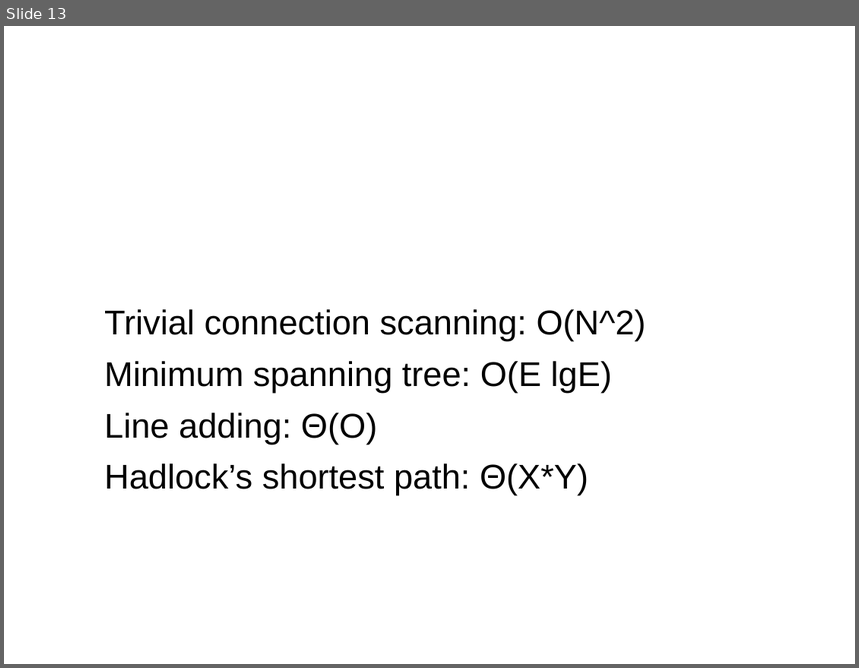
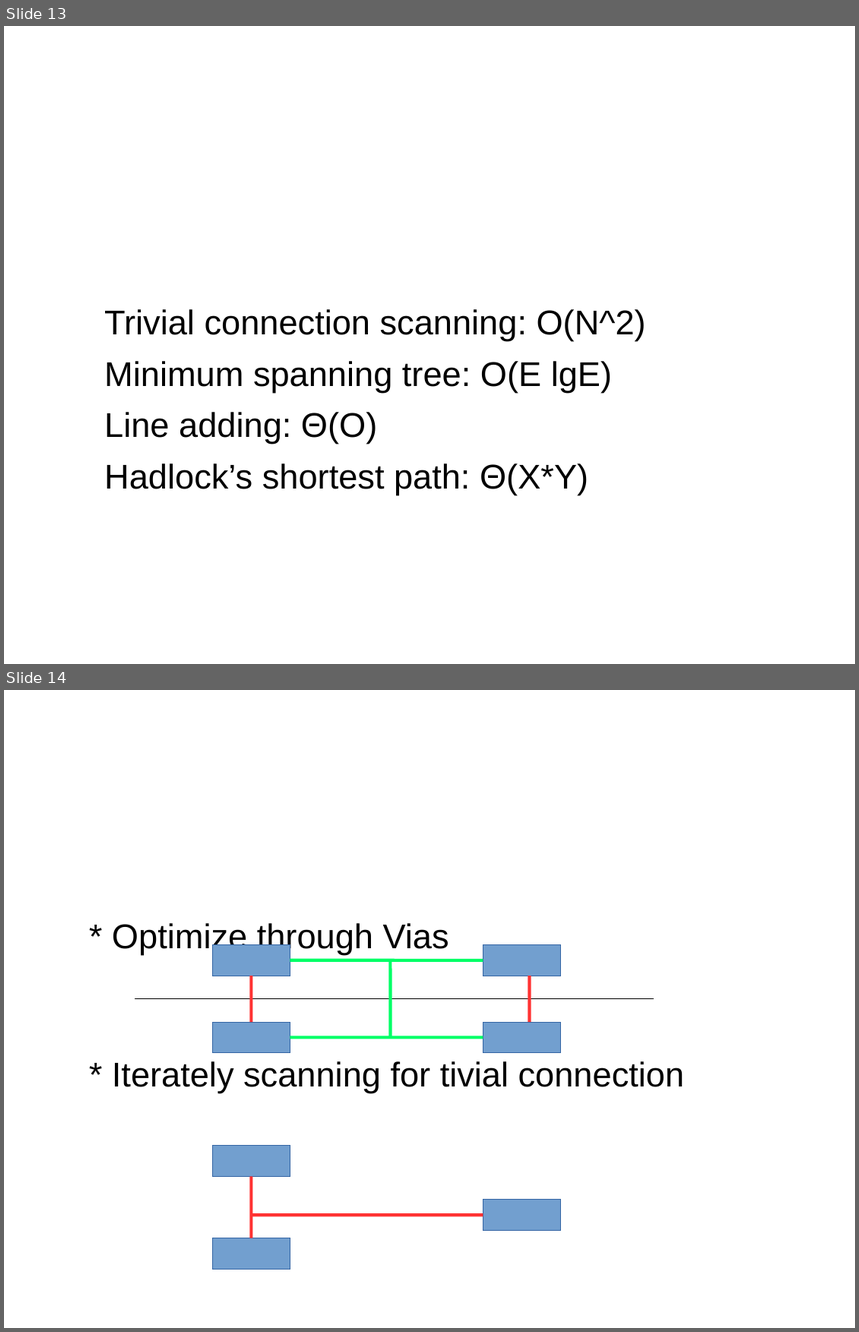
Before and after one commit to lee30sonia/NTUEE_Harmony, a slide deck: class presentation.pptx. Shown one above the other, each under a label of ours: slide 13 before the commit, slides 13 and 14 after it. The pictures are 859x668 and 859x1332 pixels, drawn with LibreOffice and Linux fonts; fonts in the diff are those of the drawing; background and template pictures are left out. Boxes give left, top, right and bottom in pixels: in the first picture for what was removed or moved away, otherwise in the second. Text is boxed around its words. In the diff, an @@ line names an element or a change of style, - is before the commit and + after.

```diff
--- a/class presentation.pptx
+++ b/class presentation.pptx
@@ slide 14 added at (4, 690, 855, 1328), background #FFFFFF @@
@@ text added at (47, 721, 615, 814), 72 pt, text #FFFFFF @@
+Improvement
@@ text added at (112, 923, 685, 1094), 32 pt, text #000000 @@
+* Optimize through Vias
+* Iterately scanning for tivial connection
@@ rectangle added at (213, 945, 290, 976), fill #729FCF, outline #3465A4 0.75 pt @@
@@ line added from (290, 961) to (484, 961), #00FF66 2.89 pt @@
@@ line added from (391, 961) to (391, 1038), #00FF66 2.89 pt @@
@@ rectangle added at (484, 945, 560, 976), fill #729FCF, outline #3465A4 0.75 pt @@
@@ line added from (252, 976) to (252, 1022), #FF3333 2.89 pt @@
@@ line added from (530, 976) to (530, 1022), #FF3333 2.89 pt @@
@@ line added from (135, 999) to (653, 999), #000000 0.75 pt @@
@@ rectangle added at (213, 1022, 290, 1053), fill #729FCF, outline #3465A4 0.75 pt @@
@@ rectangle added at (484, 1022, 560, 1053), fill #729FCF, outline #3465A4 0.75 pt @@
@@ line added from (290, 1038) to (484, 1038), #00FF66 2.89 pt @@
@@ rectangle added at (213, 1146, 290, 1177), fill #729FCF, outline #3465A4 0.75 pt @@
@@ line added from (252, 1177) to (252, 1239), #FF3333 2.89 pt @@
@@ rectangle added at (484, 1200, 560, 1231), fill #729FCF, outline #3465A4 0.75 pt @@
@@ line added from (252, 1216) to (484, 1216), #FF3333 2.89 pt @@
@@ rectangle added at (213, 1239, 290, 1270), fill #729FCF, outline #3465A4 0.75 pt @@
```
Also in this commit, not shown: 13 other slides changed, 2 slides removed.
